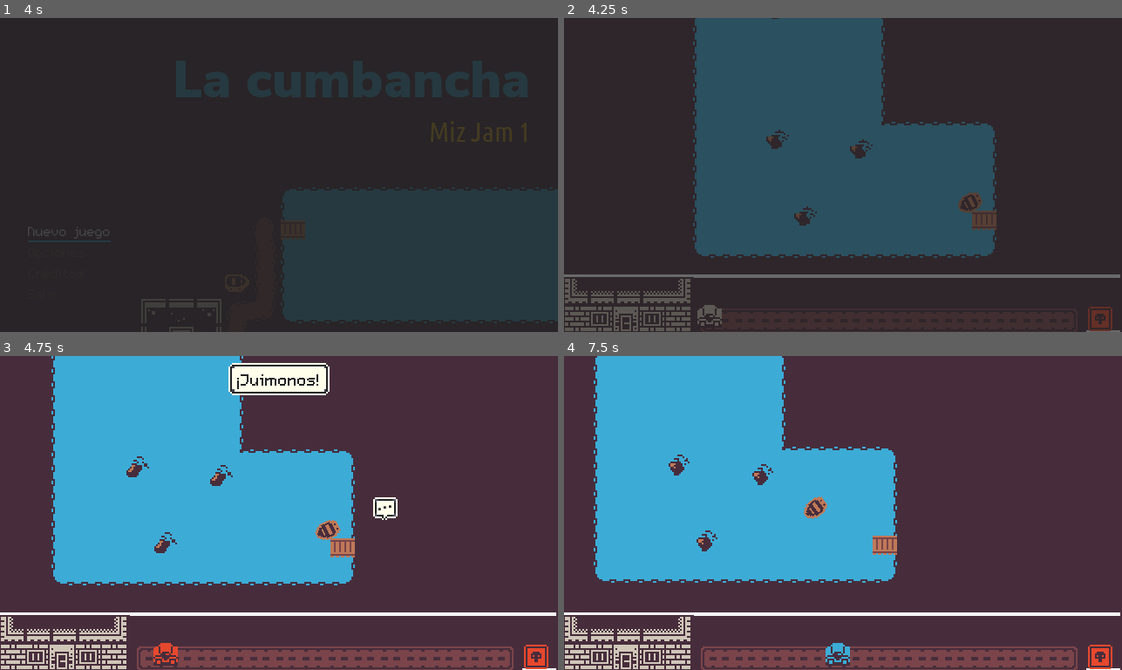
Above: before the commit, frames 1-4 (two rows, left to right).
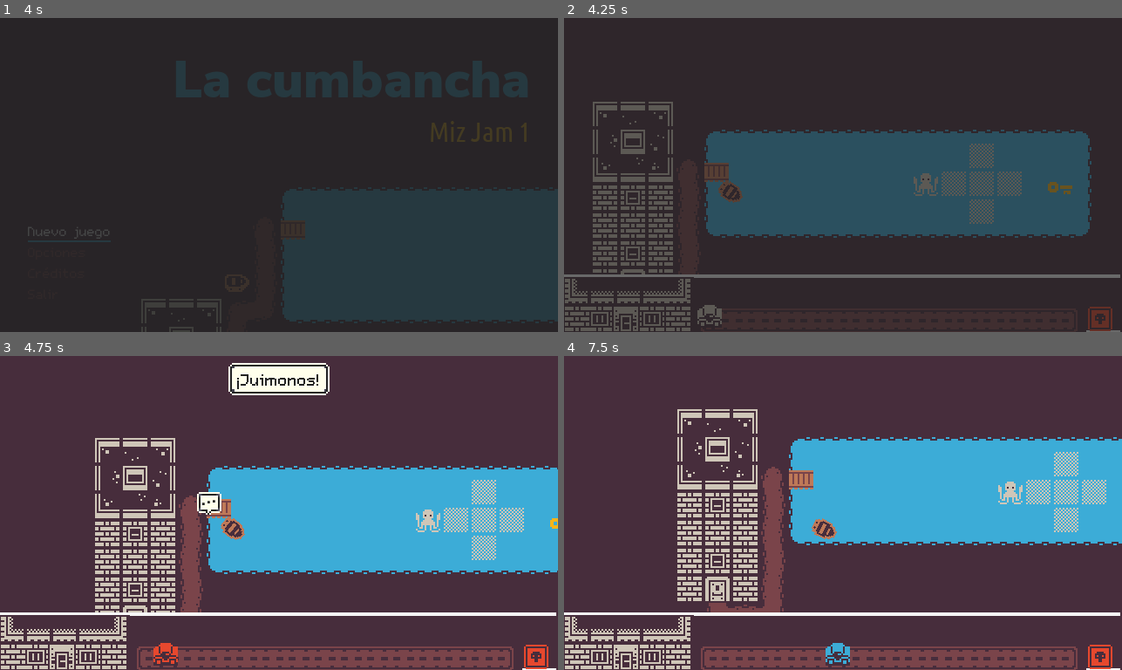
Above: after the commit, the same moments.

Repository: Perro-Viejo/miz-jam-1
Game: Godot game, scene res://src/Game/Game.tscn
The game is run twice, just before and just after one commit, with the same random seed, the same clock (stepped at 60 frames per second) and the same inputs. Sound files missing from this copy of the repository are replaced by a short silence.
Inputs:
- Up to frame 1 (4 s): click "Nuevo juego" at 0.5 s; click "Nuevo juego" at 1.25 s; click "Créditos" at 2 s; click "Opciones" at 2.75 s; tap Enter (ui_accept) at 3.5, 3.77 s; hold D (Right) from 3.53 s (still down); tap X (Drop) at 3.6 s
- Up to frame 2 (4.25 s): keep holding D (Right)
- Up to frame 3 (4.75 s): release D (Right) at 4.28 s; hold S (Down) from 4.28 s (still down); tap Z (Grab) at 4.35 s; tap Enter (ui_accept) at 4.52 s
- Up to frame 4 (7.5 s): release S (Down) at 5.03 s; hold D (Right) 5.03-5.78 s; hold J (Journal) 5.03-5.78 s; hold W (Up) 5.78-6.53 s; tap X (Drop) at 5.85 s; tap Enter (ui_accept) at 6.02, 6.77 s; hold A (Left) from 6.53 s (still down); tap Z (Grab) at 6.6 s; tap J (Journal) at 7.35 s

Frame 1 is identical in both runs. In frame 2, 27% of the frame differs, in the area x 5-95%, y 0-82%; in frame 3, 38%; in frame 4, 42%, in the area x 5-100%, y 0-82%.

Commit message:
First level set to level one

Diff:
--- a/game/src/Game/Game.tscn
+++ b/game/src/Game/Game.tscn
@@ -17,7 +17,6 @@
 
 [node name="MainMenu" parent="Levels" instance=ExtResource( 2 )]
 layer = -1
-First_Level = "res://src/Levels/Level2.tscn"
 
 [node name="HUDLayer" parent="." instance=ExtResource( 3 )]
 layer = 99
